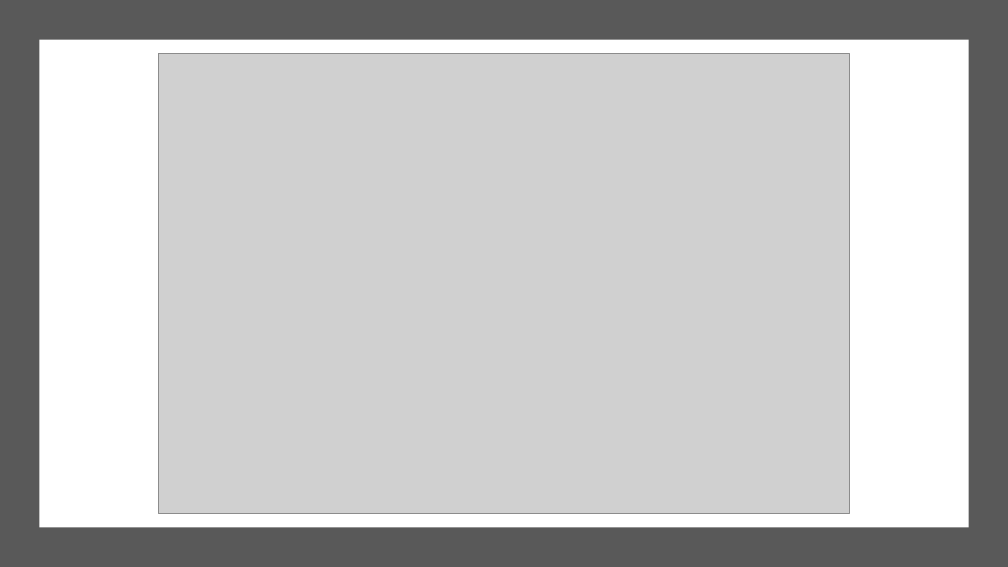
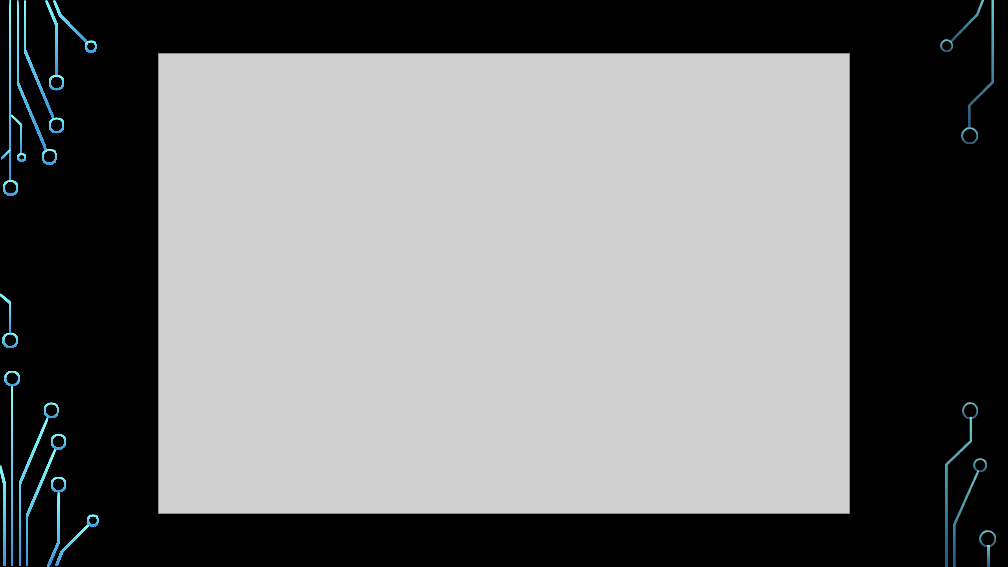
Before and after one commit to brownal05/project1, a slide deck: slide 9 of reports/History of Debt During Mordern U.pptx. Drawn at 1008x567 pixels with LibreOffice and Linux fonts; fonts in the diff are those of the drawing; grey boxes stand for pictures; background and template pictures are left out. Boxes give left, top, right and bottom in pixels: in the first picture for what was removed or moved away, otherwise in the second. Text is boxed around its words. In the diff, an @@ line names an element or a change of style, - is before the commit and + after.

```diff
--- a/reports/History of Debt During Mordern U.pptx
+++ b/reports/History of Debt During Mordern U.pptx
@@ background #FFFFFF to picture (left out) @@
@@ rectangle removed at box(0, 0, 1008, 567) @@
@@ rectangle removed at box(39, 40, 969, 528) @@
@@ group added at box(0, 0, 996, 567): 33 freeform shapes, 3 rectangles @@
```
Also in this commit, not shown: 10 other slides changed, 3 slides added, 5 other files.
